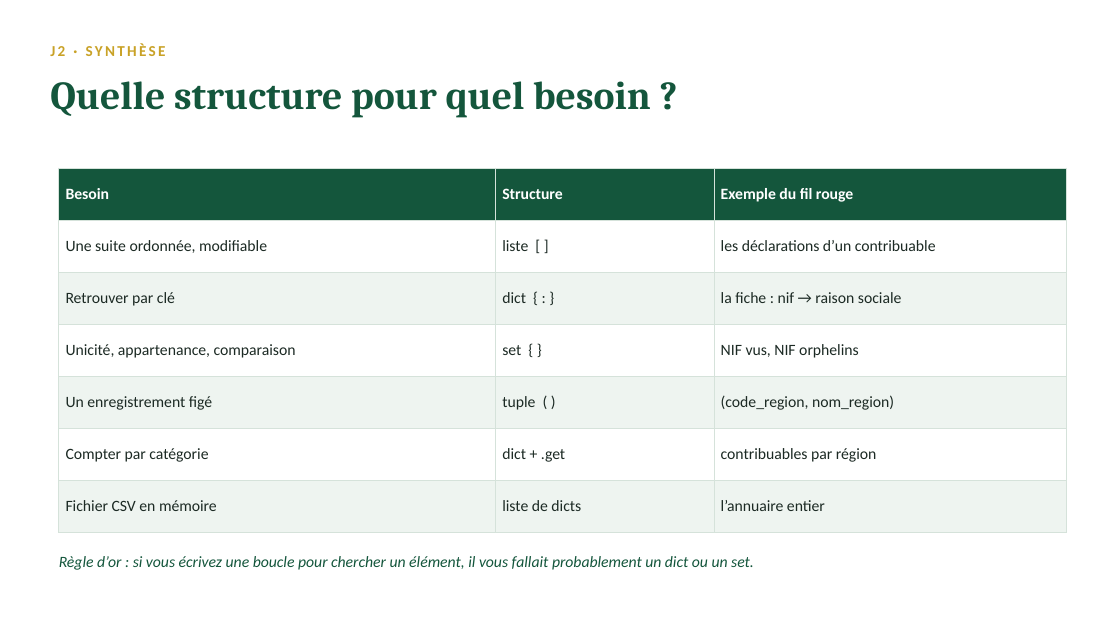
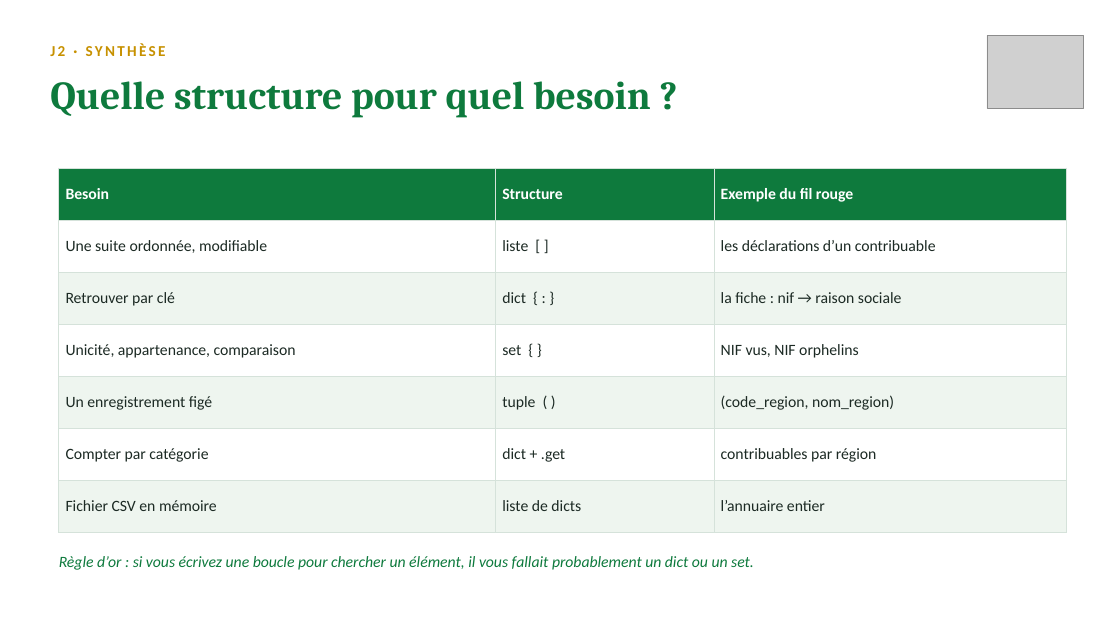
Before and after one commit to sogui/formation-python, a slide deck: slide 8 of slides/sources/J2-fonctions-structures.pptx. Drawn at 1120x630 pixels with LibreOffice and Linux fonts; fonts in the diff are those of the drawing; grey boxes stand for pictures. Boxes give left, top, right and bottom in pixels: in the first picture for what was removed or moved away, otherwise in the second. Text is boxed around its words. In the diff, an @@ line names an element or a change of style, - is before the commit and + after.

Commit message:
Guinée-Bissau (DGI) : correction géographique + nouveau design des slides
- Régions et secteurs de Guinée-Bissau (Bissau, Bafatá, Gabú, Cacheu…)
- Noms bissau-guinéens, téléphones 95/96/97, montants en FCFA
- Slides : palette drapeau (rouge/jaune/vert), logo DGI en couverture
  et en en-tête de chaque slide

```diff
--- a/slides/sources/J2-fonctions-structures.pptx
+++ b/slides/sources/J2-fonctions-structures.pptx
@@ text "J2 · SYNTHÈSE" at bbox=[50, 43, 166, 56]: text colour #C9A227 to #C79100 @@
@@ picture added at bbox=[987, 35, 1084, 108] @@
@@ text "Quelle structure pour quel besoin ..." at bbox=[50, 81, 651, 118]: text colour #14563C to #0E7A3D @@
@@ table at bbox=[59, 168, 1067, 515] @@
@@ fill #14563C to #0E7A3D in row 1 @@
@@ fill #EEF4F0 to #EEF5EF in 9 cells @@
@@ text "Règle d’or : si vous ..." at bbox=[59, 556, 754, 570]: text colour #14563C to #0E7A3D @@
```
Also in this commit, not shown: 9 other slides changed, 29 other files.
